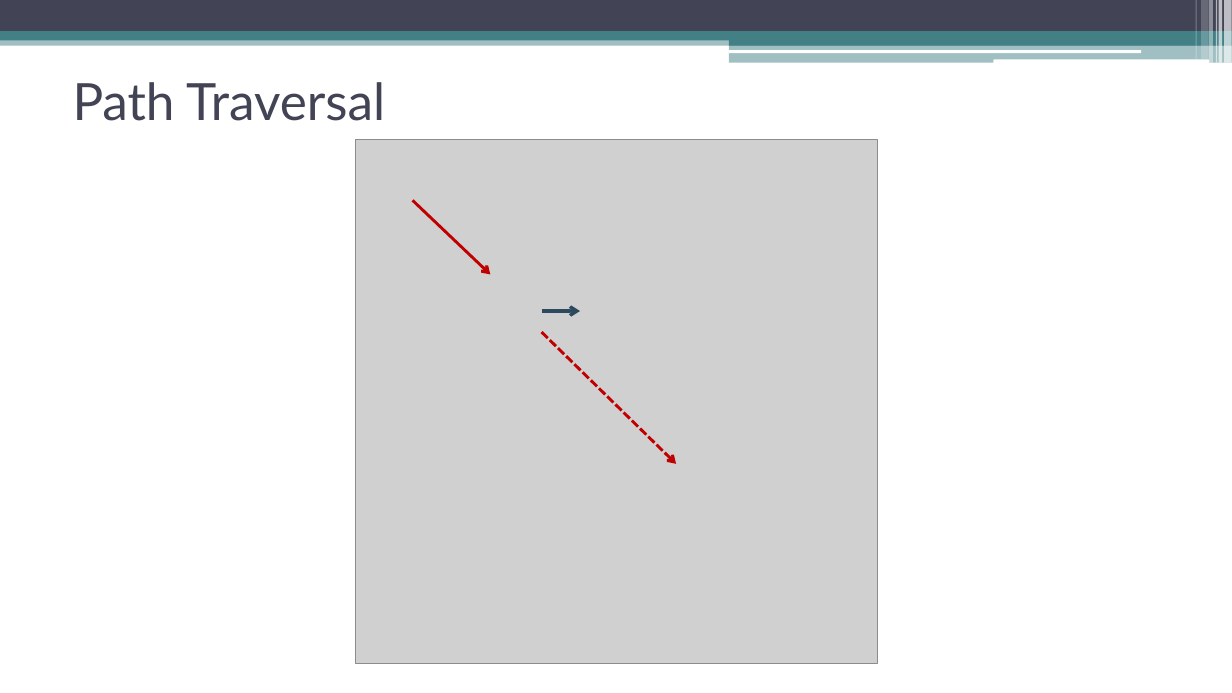
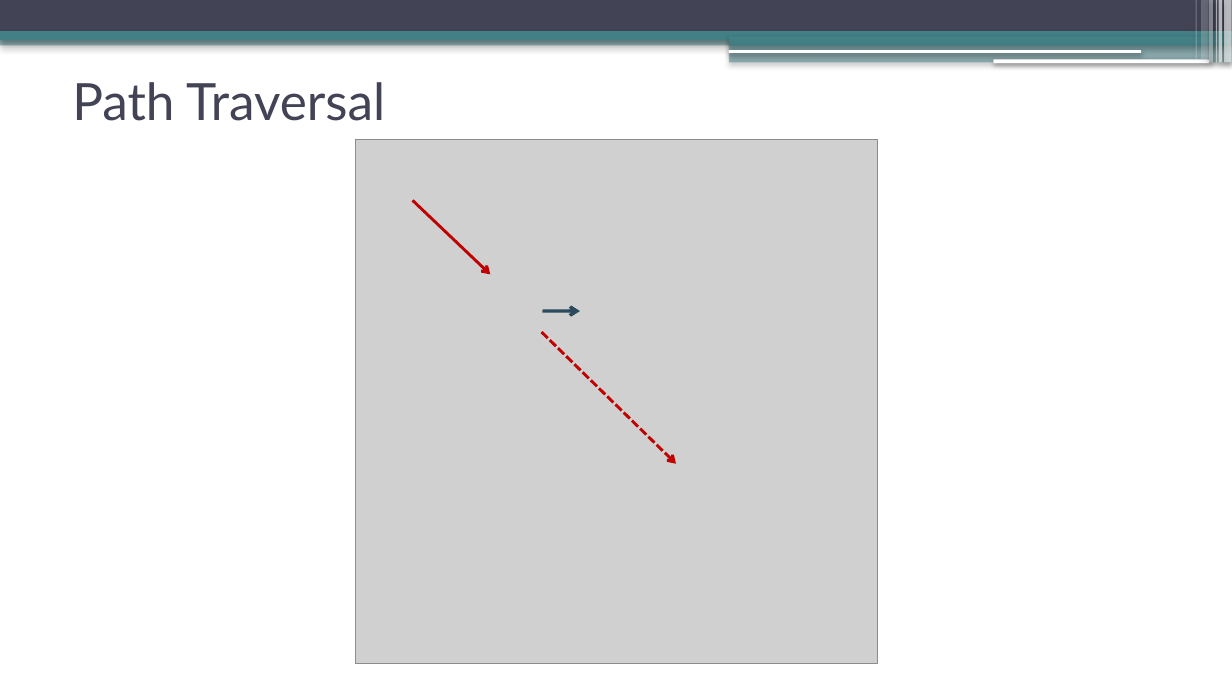
Before and after one commit to sebastianrevuelta/Chess, a slide deck: slide 29 of doc/Check (mate) to the vulnerabilities.pptx (slide 26 before the commit). Drawn at 1232x693 pixels with LibreOffice and Linux fonts; fonts in the diff are those of the drawing; grey boxes stand for pictures. Boxes give left, top, right and bottom in pixels: in the first picture for what was removed or moved away, otherwise in the second. Text is boxed around its words. In the diff, an @@ line names an element or a change of style, - is before the commit and + after.

```diff
--- a/doc/Check (mate) to the vulnerabilities.pptx
+++ b/doc/Check (mate) to the vulnerabilities.pptx
@@ shadow on in 13 elements at (0,37,1232,45), (0,0,1232,31), (0,31,1232,41), (729,36,1232,45), (729,44,1232,63), (728,50,1141,53), (994,59,1209,63), (1225,0,1232,63), (1219,0,1223,63), (1216,0,1217,63), (1210,0,1214,63), (1202,0,1209,59), (1196,0,1197,59) @@
```
Also in this commit, not shown: 22 other slides changed, 12 slides added, 9 slides removed.
